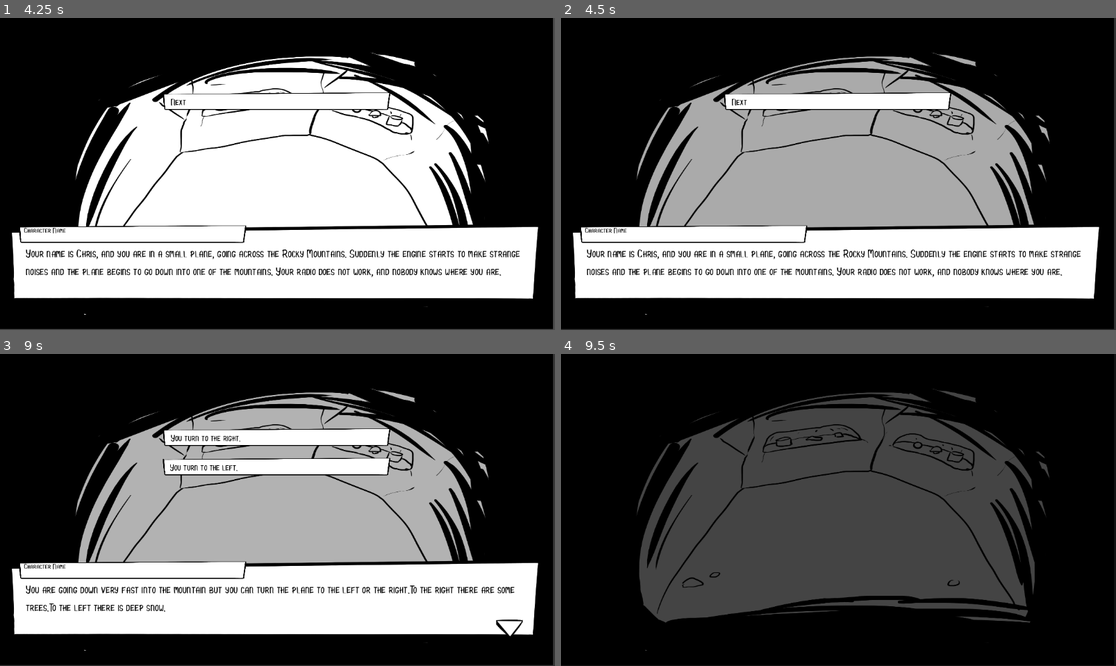
Above: before the commit, frames 1-4 (two rows, left to right).
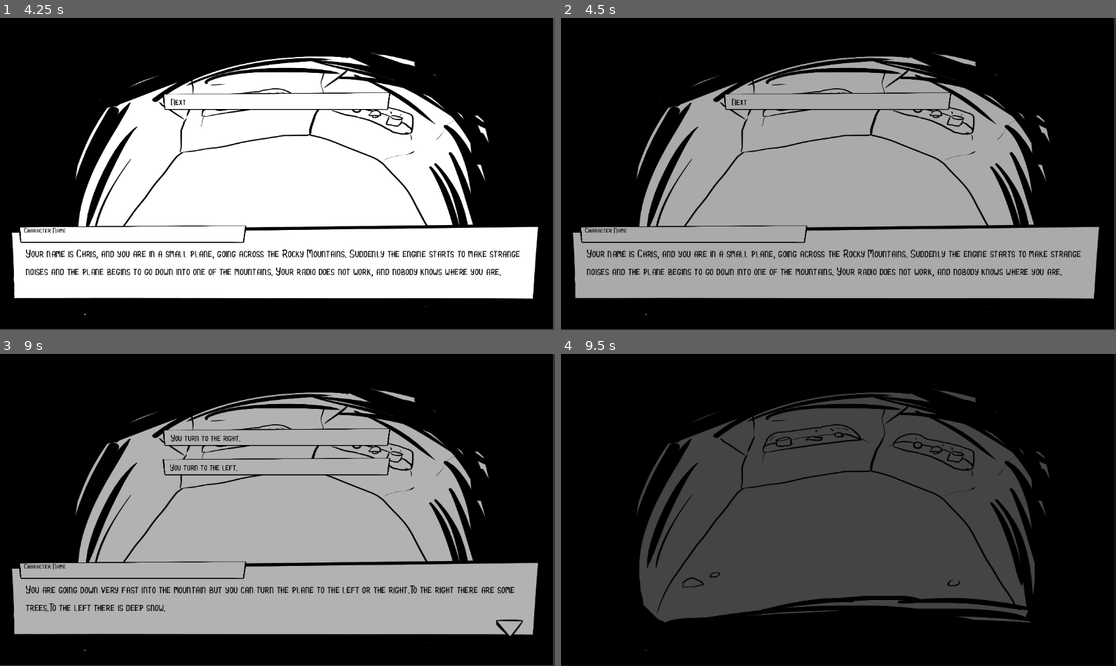
Above: after the commit, the same moments.

Repository: solomonlu/Godot-Survive-
Game: Godot game, scene res://scenes/Game.tscn
Two runs of this game, one before a commit and one after it. Both use one fixed random seed, a clock stepped at 60 frames per second and the inputs below.
Inputs (mouse positions are in pixels of both pictures, inside the frame that each line leads up to):
- Up to frame 1 (4.25 s): move the mouse to (399, 158) at 0.52 s; press the mouse at (399, 158) at 0.53 s; move the mouse to (166, 189) at 1.27 s; release the mouse at (166, 189) at 1.28 s; tap E (interact) at 1.35, 2.85 s; tap Enter at 2, 3.5 s; move the mouse to (333, 105) at 2.02 s; press the mouse at (333, 105) at 2.03 s; tap Space at 2.75 s; move the mouse to (249, 236) at 2.77 s; release the mouse at (249, 236) at 2.78 s; move the mouse to (444, 220) at 3.52 s; press the mouse at (444, 220) at 3.53 s
- Up to frame 2 (4.5 s): release the mouse at (1005, 220) at 4.25 s; click "Next" at 4.25 s
- Up to frame 3 (9 s): move the mouse to (111, 463) at 5.02 s; tap E (interact) at 5.1, 6.6, 8.1 s; tap Space at 5.75, 8.75 s; move the mouse to (305, 510) at 5.77 s; press the mouse at (305, 510) at 5.78 s; move the mouse to (194, 432) at 6.52 s; release the mouse at (194, 432) at 6.53 s; move the mouse to (399, 494) at 7.27 s; press the mouse at (399, 494) at 7.28 s; tap Enter at 8 s; move the mouse to (166, 525) at 8.02 s; release the mouse at (166, 525) at 8.03 s; move the mouse to (333, 441) at 8.77 s; press the mouse at (333, 441) at 8.78 s
- Up to frame 4 (9.5 s): no input

Frame 1 is identical in both runs. In frame 2, 22% of the frame differs, in the area x 2-97%, y 24-90%; in frame 3, 24%, in the area x 2-97%, y 24-91%; in frame 4, nothing differs.

Commit message:
修复遮罩层的问题

Diff:
--- a/scenes/Game.tscn
+++ b/scenes/Game.tscn
@@ -23,6 +23,8 @@
 
 [node name="UI" parent="CanvasLayer" instance=ExtResource("1_q3ica")]
 
-[node name="SceneTransitionRect" parent="CanvasLayer" instance=ExtResource("4_rc0q5")]
+[node name="TranstionLayer" type="CanvasLayer" parent="."]
+
+[node name="SceneTransitionRect" parent="TranstionLayer" instance=ExtResource("4_rc0q5")]
 
 [connection signal="ready" from="CanvasLayer/Background" to="." method="_on_background_ready"]
--- a/scenes/UI/ChoiceBox.gd
+++ b/scenes/UI/ChoiceBox.gd
@@ -23,7 +23,7 @@
 		$ChoiceBackground4.show()
 		$ChoiceBackground4/ChoiceText4.text = current_scene.choice[3].content
 
-	_transition_rect = get_tree().current_scene.get_node("CanvasLayer/SceneTransitionRect")
+	_transition_rect = get_tree().current_scene.get_node("TranstionLayer/SceneTransitionRect")
 	hide()
 
 
